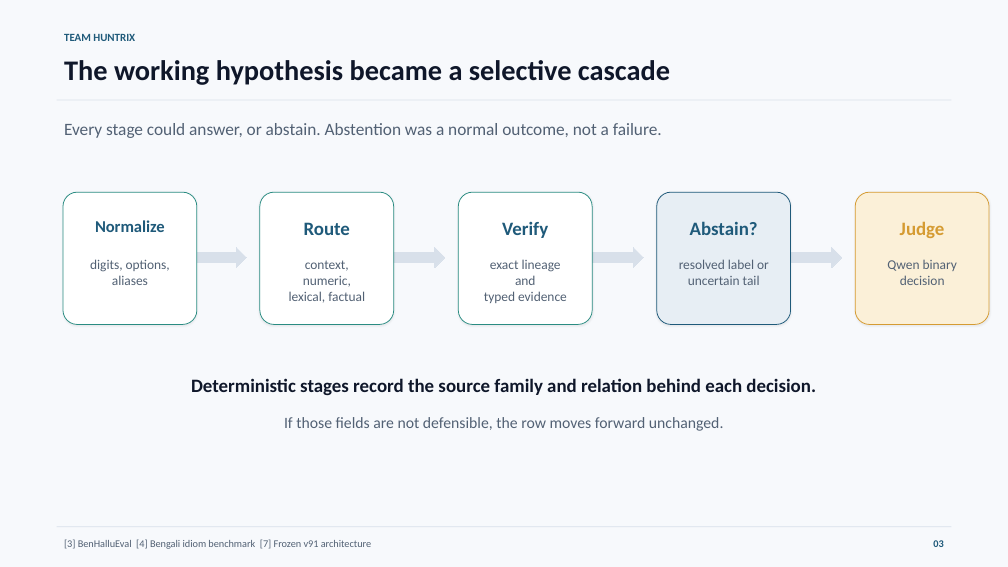
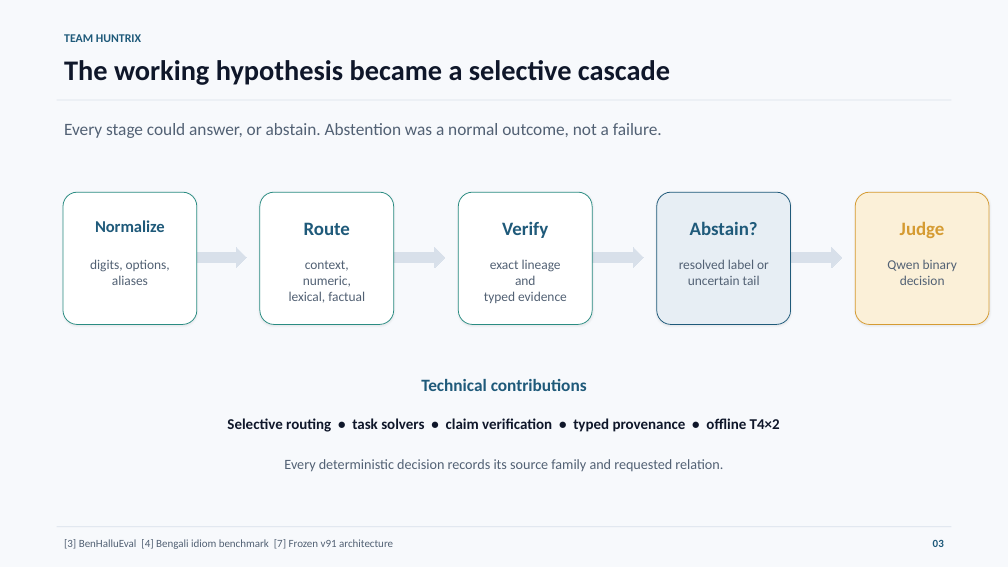
Before and after one commit to Seyamalam/bengali-hallucination-v91-submission, a slide deck: slide 3 of presentation/Huntrix_Final_Presentation.pptx. Drawn at 1008x567 pixels with LibreOffice and Linux fonts; fonts in the diff are those of the drawing. Boxes give left, top, right and bottom in pixels: in the first picture for what was removed or moved away, otherwise in the second. Text is boxed around its words. In the diff, an @@ line names an element or a change of style, - is before the commit and + after.

```diff
--- a/presentation/Huntrix_Final_Presentation.pptx
+++ b/presentation/Huntrix_Final_Presentation.pptx
@@ text "TEAM HUNTRIX" at (x1=64, y1=34, x2=141, y2=42): size 10.5 to 11.2 pt @@
@@ text at (x1=421, y1=379, x2=587, y2=391): text changed; size 18 to 16.5 pt; text colour #0F172A to #1F5A7A @@
-Deterministic stages record the source family and relation behind each decision.
+Technical contributions
@@ text at (x1=227, y1=418, x2=780, y2=432): text changed; size 15 to 14.2 pt; text colour #526174 to #0F172A; bold on @@
-If those fields are not defensible, the row moves forward unchanged.
+Selective routing • task solvers • claim verification • typed provenance • offline T4×2
@@ text added at (x1=284, y1=459, x2=723, y2=472), 13.5 pt, text #526174 @@
+Every deterministic decision records its source family and requested relation.
@@ text "[3] BenHalluEval [4] Bengali idiom ..." at (x1=64, y1=539, x2=393, y2=549): size 9.8 to 10.5 pt @@
@@ text "03" at (x1=933, y1=540, x2=944, y2=547): size 9.8 to 10.5 pt @@
```
Also in this commit, not shown: 12 other slides changed, 2 slides added, 2 slides removed, 2 other files.
